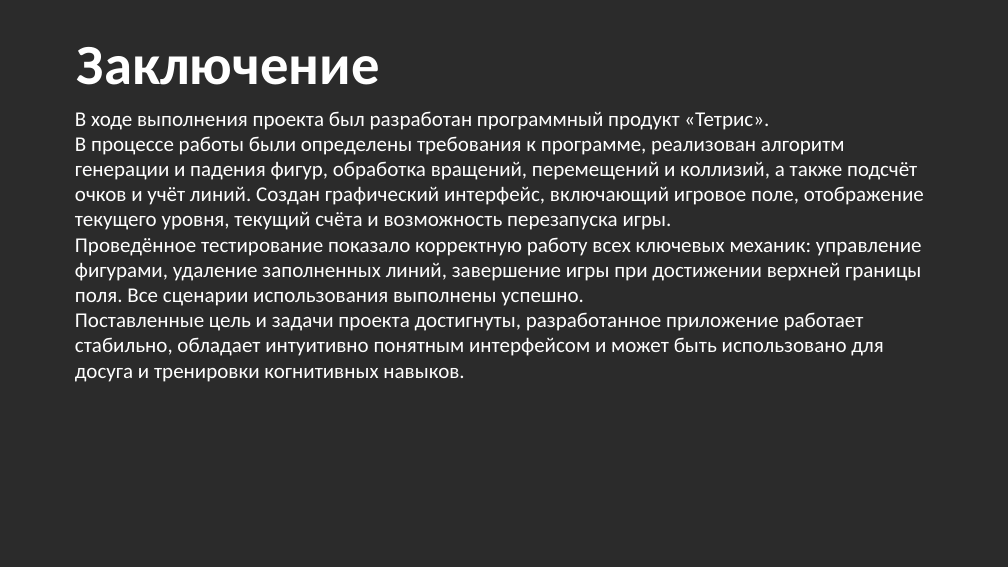
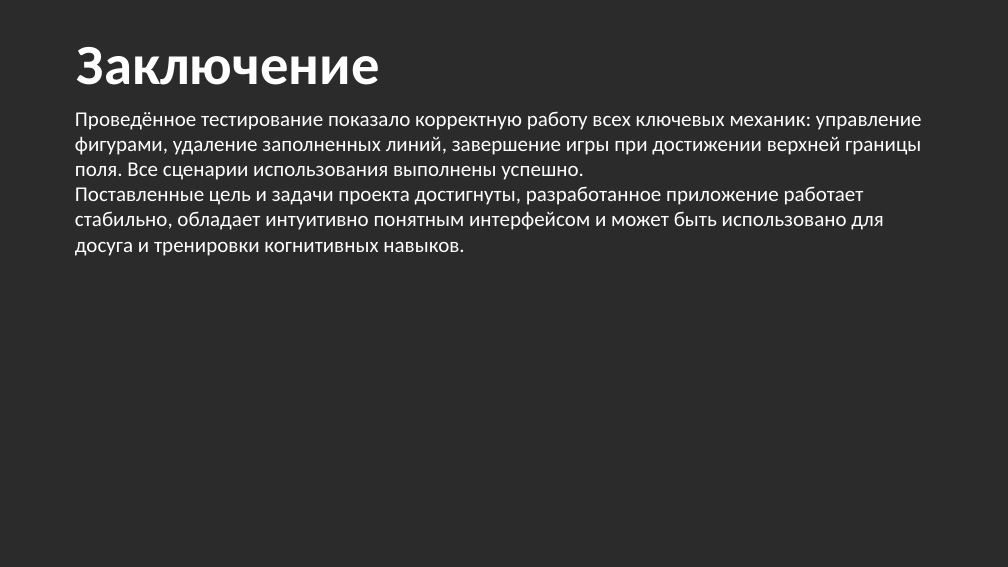
Before and after one commit to Teymur-44/Tetris, a slide deck: slide 12 of проект3.pptx. Drawn at 1008x567 pixels with LibreOffice and Linux fonts; fonts in the diff are those of the drawing; background and template pictures are left out; a plain dark background stands for a picture behind light text. Boxes give left, top, right and bottom in pixels: in the first picture for what was removed or moved away, otherwise in the second. Text is boxed around its words. In the diff, an @@ line names an element or a change of style, - is before the commit and + after.

```diff
--- a/проект3.pptx
+++ b/проект3.pptx
@@ text at [75,111,924,230]: paragraphs removed @@
-В ходе выполнения проекта был разработан программный продукт «Тетрис».
-В процессе работы были определены требования к программе, реализован алгоритм генерации и падения фигур, обработка вращений, перемещений и коллизий, а также подсчёт очков и учёт линий. Создан графический интерфейс, включающий игровое поле, отображение текущего уровня, текущий счёта и возможность перезапуска игры.
```
Also in this commit, not shown: 2 other slides changed.
